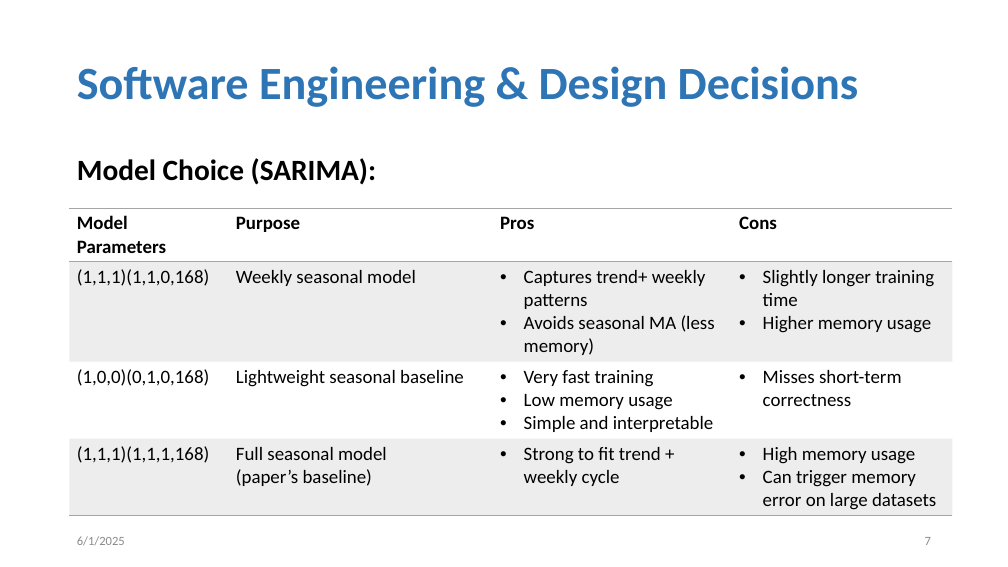
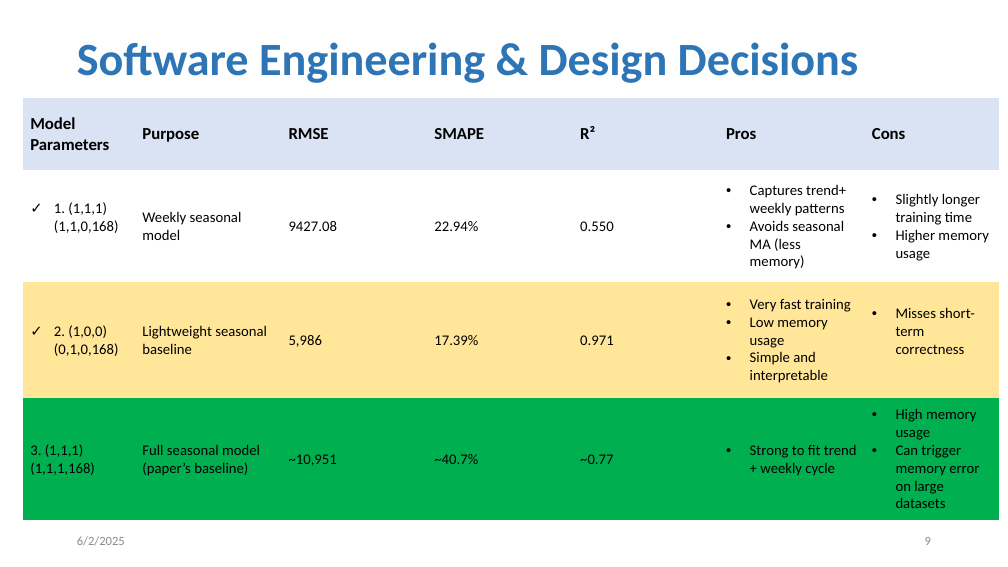
Before and after one commit to tanjilaahmed2/cesnet-anomaly-detection, a slide deck: slide 9 of LBNL Panel Interview_Tanjila.pptm (slide 7 before the commit). Drawn at 1008x567 pixels with LibreOffice and Linux fonts; fonts in the diff are those of the drawing. Boxes give left, top, right and bottom in pixels: in the first picture for what was removed or moved away, otherwise in the second. Text is boxed around its words. In the diff, an @@ line names an element or a change of style, - is before the commit and + after.

```diff
--- a/LBNL Panel Interview_Tanjila.pptm
+++ b/LBNL Panel Interview_Tanjila.pptm
@@ title "Software Engineering & Design Decisions": place and size @@
-title "Software Engineering & Design Decisions" at bbox=[77, 66, 859, 107]
+title "Software Engineering & Design Decisions" at bbox=[77, 42, 859, 83]
@@ table at bbox=[23, 98, 999, 521] @@
-column 1: Model Parameters | (1,1,1)(1,1,0,168) | (1,0,0)(0,1,0,168) | (1,1,1)(1,1,1,168)
+column 1: Model Parameters | 1. (1,1,1)(1,1,0,168) | 2. (1,0,0)(0,1,0,168) | 3. (1,1,1)(1,1,1,168)
+column 3: RMSE | 9427.08 | 5,986 | ~10,951
+column 4: SMAPE | 22.94% | 17.39% | ~40.7%
+column 5: R² | 0.550 | 0.971 | ~0.77
@@ table: place and size @@
-table at bbox=[70, 208, 952, 514]
+table at bbox=[23, 98, 999, 521]
@@ text removed at bbox=[77, 158, 376, 185] @@
-Model Choice (SARIMA):
@@ page number at bbox=[925, 537, 931, 545]: text changed @@
-7
+9
```
Also in this commit, not shown: 25 other slides changed, 4 slides added.
